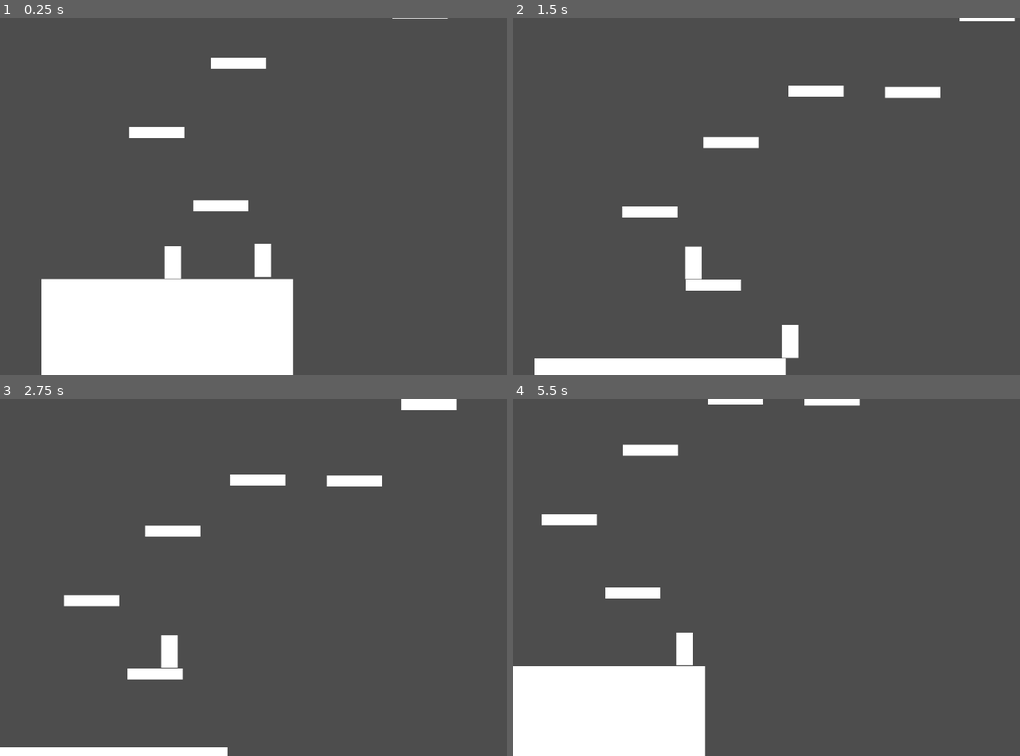
Above: before the commit, frames 1-4 (two rows, left to right).
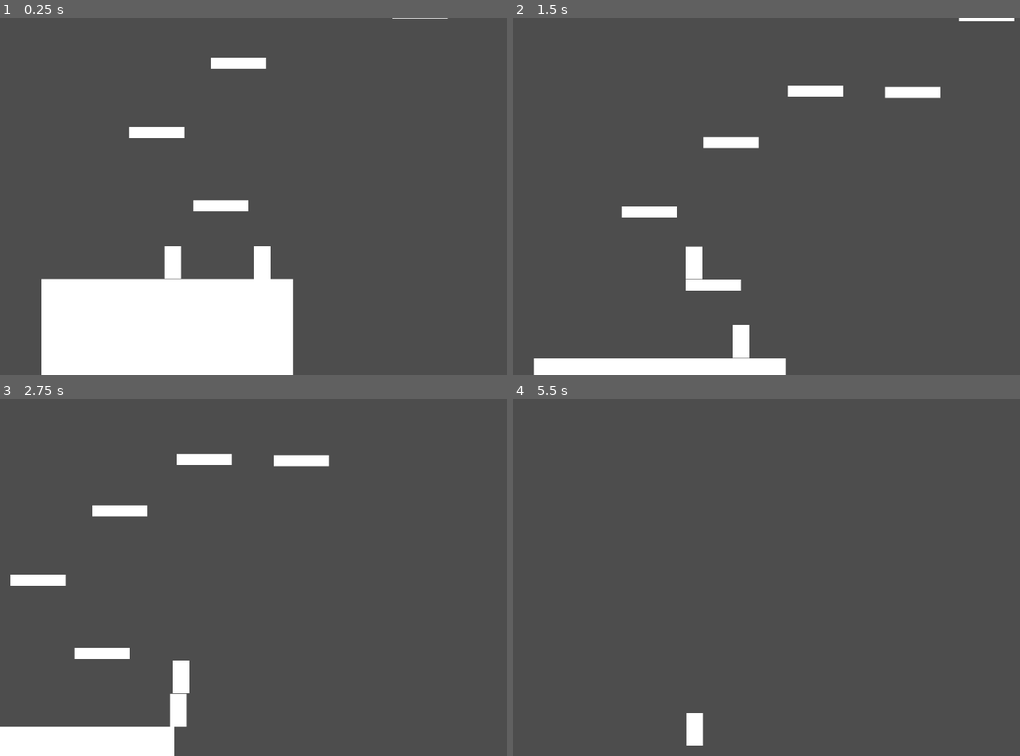
Above: after the commit, the same moments.

Repository: Zac-code/13DT_work
Game: Godot game, scene res://scenes(maps n stuff)/level1.tscn
Two runs of this game, one before a commit and one after it. Both use one fixed random seed, a clock stepped at 60 frames per second and the inputs below. The project has no main scene, so this scene is started directly.
Inputs:
- Up to frame 1 (0.25 s): no input
- Up to frame 2 (1.5 s): tap Enter (ui_accept) at 0.5, 0.77 s; hold Right (ui_right) from 0.53 s (still down)
- Up to frame 3 (2.75 s): tap Enter (ui_accept) at 1.52 s; release Right (ui_right) at 2.03 s; hold Left (ui_left) from 2.03 s (still down)
- Up to frame 4 (5.5 s): release Left (ui_left) at 2.78 s; hold Right (ui_right) 2.78-4.28 s; tap Enter (ui_accept) at 3.02, 3.77, 4.52 s; hold Left (ui_left) 4.28-5.03 s; hold Right (ui_right) from 5.03 s (still down)

The runs differ from the first frame. In frame 1, less than 0.1% of the frame differs, in the area x 50-54%, y 63-74%; in frame 2, 0.7%; in frame 3, 6.9%; in frame 4, 11%, in the area x 0-69%, y 0-100%.

Commit message:
added new code

Diff:
--- a/13-dtdungeonfighter/assets/player.tscn
+++ b/13-dtdungeonfighter/assets/player.tscn
@@ -4,7 +4,7 @@
 
 [sub_resource type="RectangleShape2D" id="RectangleShape2D_3uxwo"]
 
-[node name="player" type="CharacterBody2D" unique_id=1532654129]
+[node name="player" type="CharacterBody2D" unique_id=1532654129 groups=["player"]]
 script = ExtResource("1_674bt")
 
 [node name="hitbox" type="CollisionShape2D" parent="." unique_id=1346114614]
--- a/13-dtdungeonfighter/scenes(maps n stuff)/level1.tscn
+++ b/13-dtdungeonfighter/scenes(maps n stuff)/level1.tscn
@@ -32,7 +32,7 @@
 position = Vector2(712, 137)
 
 [node name="enemy" parent="." unique_id=1446513223 instance=ExtResource("3_odxj3")]
-position = Vector2(775, 468)
+position = Vector2(799, 485)
 
 [node name="player" parent="." unique_id=1532654129 instance=ExtResource("1_ltvaw")]
 position = Vector2(474, 494)
--- a/13-dtdungeonfighter/scripts(pain)/evilrobotscript.gd
+++ b/13-dtdungeonfighter/scripts(pain)/evilrobotscript.gd
@@ -1,62 +1,45 @@
 extends CharacterBody2D
 
-# Movement variables
-var speed = 100.0
-var chase_speed = 200.0
-var acceleration = 300.0
-var friction = 300.0
 
-# Gravity
-var gravity = 800.0
+const SPEED = 300.0
+const JUMP_VELOCITY = -400.0
+const DETECTION_RANGE = 300.0
+const PATROL_SPEED = 100.0
 
-# Patrol behavior
+var player: CharacterBody2D = null
+var is_patrolling = false
 var patrol_direction = 1  # 1 for right, -1 for left
-var patrol_distance = 200.0
-var starting_position = Vector2.ZERO
-var is_patrolling = true
+var player_detected = false
 
-# Chase behavior
-var player = null
-var is_chasing = false
 
-func _ready():
-	starting_position = global_position
+func _ready() -> void:
+	# Find the player node
+	var player_nodes = get_tree().get_nodes_in_group("player")
+	if player_nodes.size() > 0:
+		player = player_nodes[0]
+	else:
+		print("Warning: Player not found! Make sure player is in 'player' group or adjust the path.")
 
-func _physics_process(delta):
-	# Apply gravity
+
+func _physics_process(delta: float) -> void:
+	# Add gravity
 	if not is_on_floor():
-		velocity.y += gravity * delta
+		velocity += get_gravity() * delta
+
+	# Check if player is in detection range
+	if player:
+		var distance_to_player = global_position.distance_to(player.global_position)
+		player_detected = distance_to_player < DETECTION_RANGE
 	else:
-		velocity.y = 0
+		player_detected = false
 
-	# Determine movement based on state
-	if is_chasing and player:
-		# Chase the player
-		var direction = sign(player.global_position.x - global_position.x)
-		velocity.x = direction * chase_speed
-	elif is_patrolling:
-		# Patrol movement
-		velocity.x = patrol_direction * speed
+	# Enemy movement: chase player if detected, otherwise stay still
+	if player_detected and player:
+		# Chase the player when detected
+		var player_direction = sign(player.global_position.x - global_position.x)
+		velocity.x = player_direction * SPEED
+	else:
+		# No movement when player is not detected
+		velocity.x = move_toward(velocity.x, 0, SPEED)
 
-		# Check if reached patrol boundary
-		if abs(global_position.x - starting_position.x) >= patrol_distance:
-			patrol_direction *= -1  # Change direction
-
-	# Move the enemy
 	move_and_slide()
-
-# Called when player enters detection area (Area2D signal)
-func _on_detection_area_entered(area):
-	if area.name == "Player" or area.is_in_group("player"):
-		player = area.get_parent()  # Get the player CharacterBody2D
-		is_patrolling = false
-		is_chasing = true
-		print("Enemy detected player! Chasing...")
-
-# Called when player leaves detection area
-func _on_detection_area_exited(area):
-	if area.name == "Player" or area.is_in_group("player"):
-		player = null
-		is_patrolling = true
-		is_chasing = false
-		print("Enemy lost sight of player! Resuming patrol...")
--- a/13-dtdungeonfighter/scripts(pain)/playerscripy.gd
+++ b/13-dtdungeonfighter/scripts(pain)/playerscripy.gd
@@ -1,7 +1,7 @@
 extends CharacterBody2D
 
 # Movement variables
-var speed = 200.0
+var speed = 400.0
 var acceleration = 500.0
 var friction = 500.0
 
